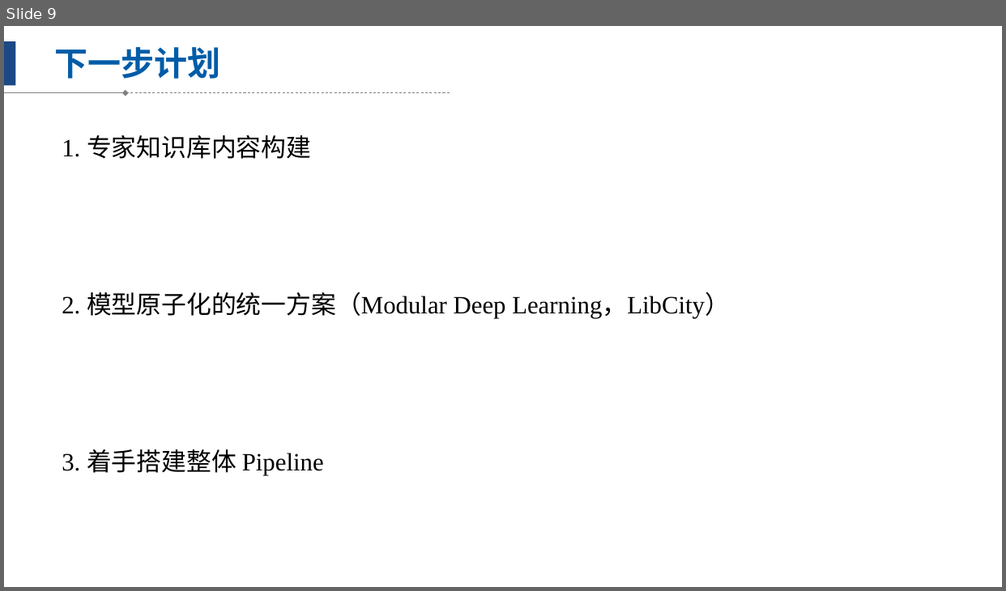
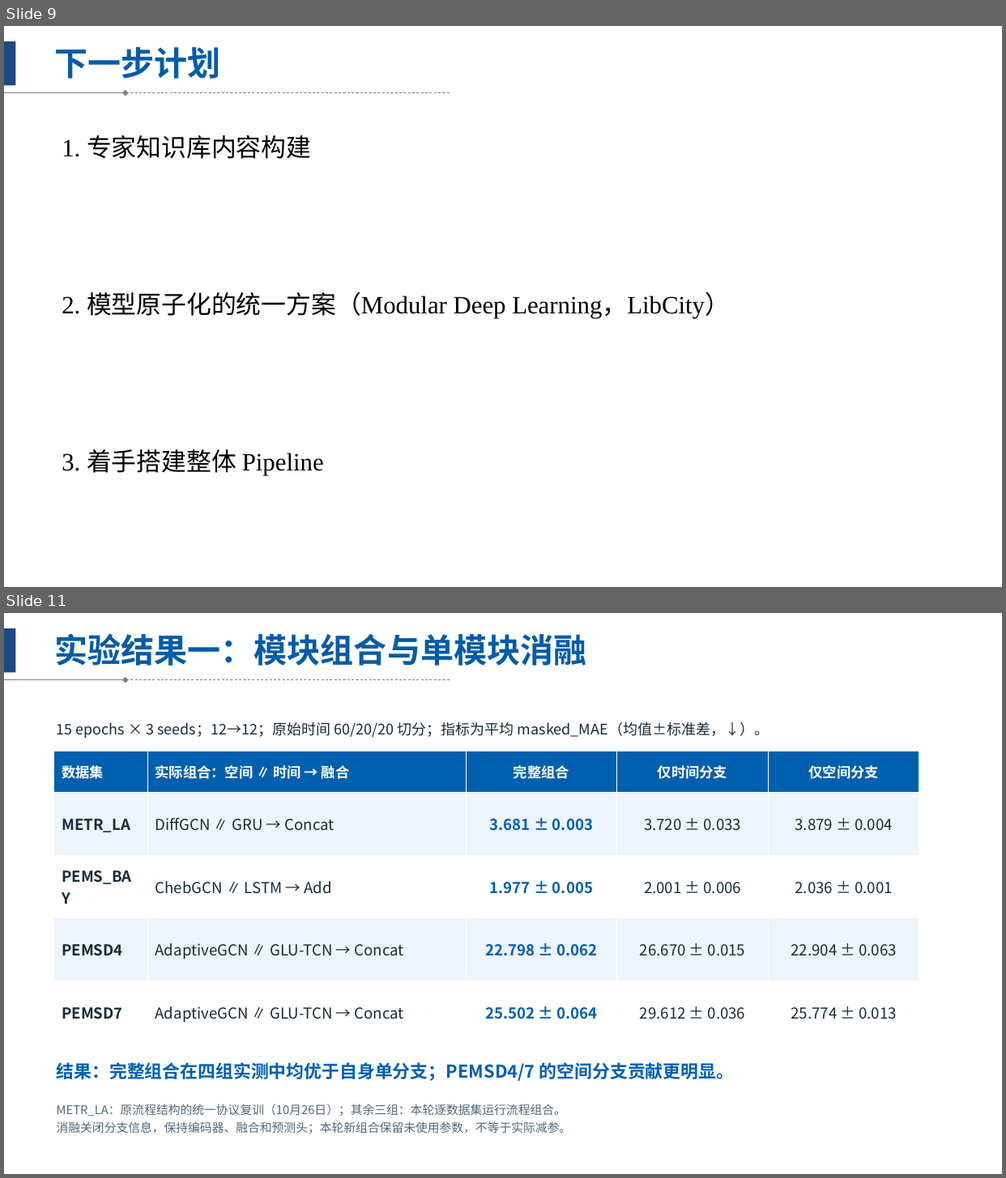
Before and after one commit to Beihang-BIGSCity/AgentCity, a slide deck: 技术点三.pptx. Shown one above the other, each under a label of ours: slide 9 before the commit, slides 9 and 11 after it; the slides between them are not shown. The pictures are 1006x591 and 1006x1178 pixels, drawn with LibreOffice and Linux fonts; fonts in the diff are those of the drawing. Boxes give left, top, right and bottom in pixels: in the first picture for what was removed or moved away, otherwise in the second. Text is boxed around its words. In the diff, an @@ line names an element or a change of style, - is before the commit and + after.

```diff
--- a/技术点三.pptx
+++ b/技术点三.pptx
@@ slide 11 added at (4,613,1002,1174), background #FFFFFF; not listed: 3 template elements that a slide beside it also shows @@
@@ title added at (54,633,586,666), 32 pt, text #005CA7, bold @@
+实验结果一：模块组合与单模块消融
@@ text added at (57,722,769,738), 14 pt, text #172B3A @@
+15 epochs × 3 seeds；12→12；原始时间 60/20/20 切分；指标为平均 masked_MAE（均值±标准差，↓）。
@@ table added at (54,752,919,1044), 5 rows, 5 columns @@
+数据集 | 实际组合：空间 ∥ 时间 → 融合 | 完整组合 | 仅时间分支 | 仅空间分支
+METR_LA | DiffGCN ∥ GRU → Concat | 3.681 ± 0.003 | 3.720 ± 0.033 | 3.879 ± 0.004
+PEMS_BAY | ChebGCN ∥ LSTM → Add | 1.977 ± 0.005 | 2.001 ± 0.006 | 2.036 ± 0.001
+PEMSD4 | AdaptiveGCN ∥ GLU-TCN → Concat | 22.798 ± 0.062 | 26.670 ± 0.015 | 22.904 ± 0.063
+PEMSD7 | AdaptiveGCN ∥ GLU-TCN → Concat | 25.502 ± 0.064 | 29.612 ± 0.036 | 25.774 ± 0.013
@@ text added at (57,1063,734,1081), 17 pt, text #005FAF, bold @@
+结果：完整组合在四组实测中均优于自身单分支；PEMSD4/7 的空间分支贡献更明显。
@@ text added at (57,1104,572,1134), 11.5 pt, text #536779 @@
+METR_LA：原流程结构的统一协议复训（10月26日）；其余三组：本轮逐数据集运行流程组合。
+消融关闭分支信息，保持编码器、融合和预测头；本轮新组合保留未使用参数，不等于实际减参。
```
Also in this commit, not shown: 2 other slides added, 45 other files.
